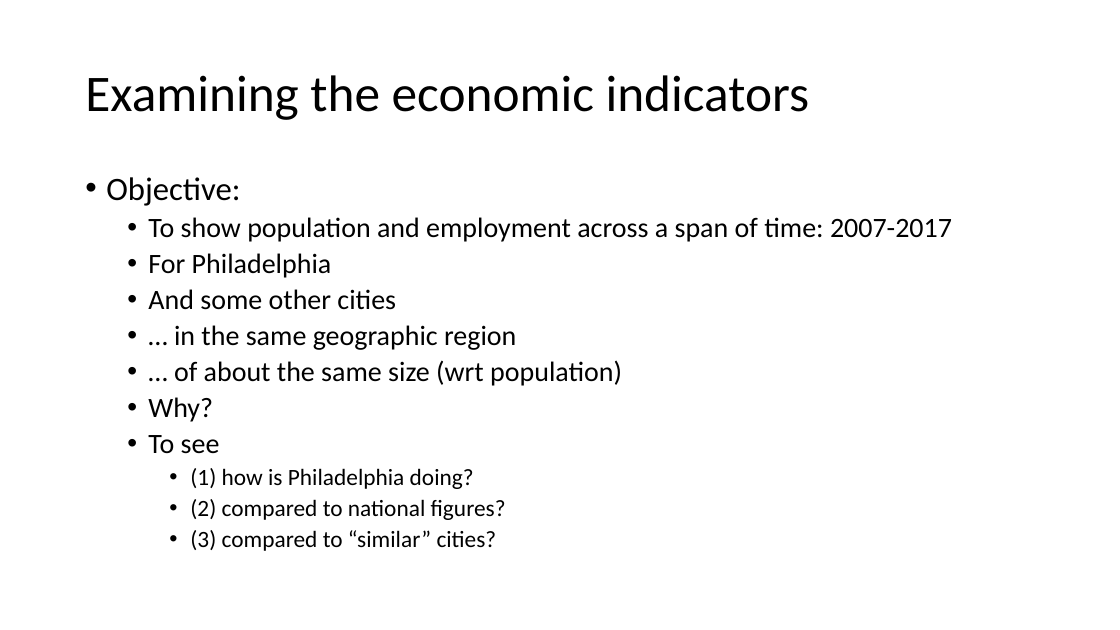
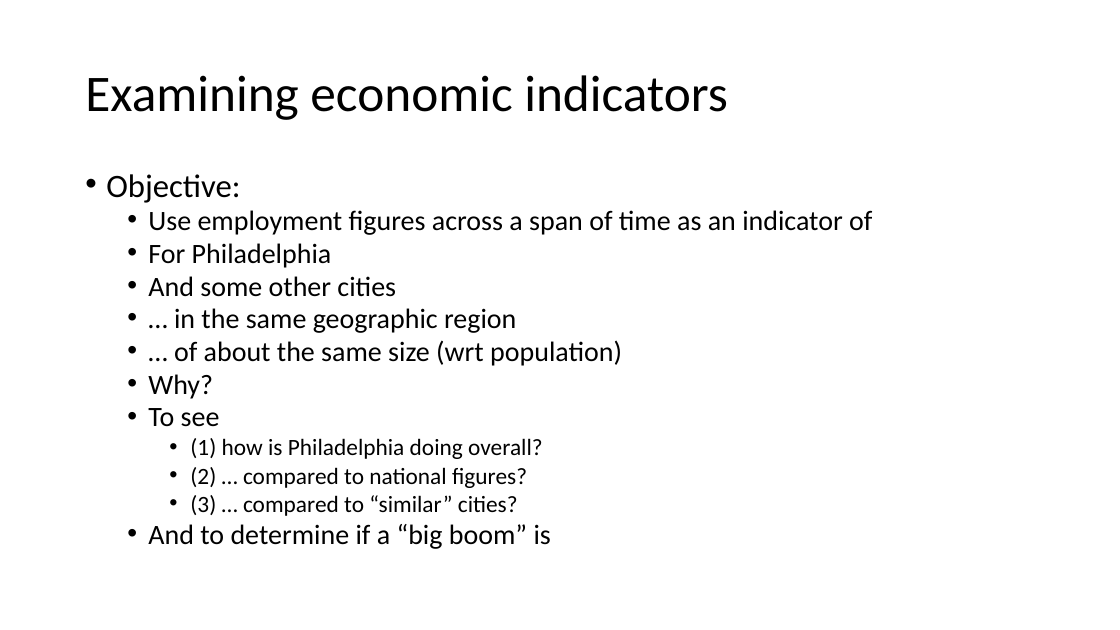
Before and after one commit to muftring/iu-datavis, a slide deck: slide 5 of project/mid-term-presentation.pptx (slide 10 before the commit). Drawn at 1120x630 pixels with LibreOffice and Linux fonts; fonts in the diff are those of the drawing. Boxes give left, top, right and bottom in pixels: in the first picture for what was removed or moved away, otherwise in the second. Text is boxed around its words. In the diff, an @@ line names an element or a change of style, - is before the commit and + after.

Commit message:
Mid-term presentation: unemployment by geo-region, by city population

```diff
--- a/project/mid-term-presentation.pptx
+++ b/project/mid-term-presentation.pptx
@@ title at <box>85,75,728,120</box>: text changed @@
-Examining the economic indicators
+Examining economic indicators
@@ text at <box>106,174,622,427</box>: line spacing 0.9 to 0.8 @@
@@ text at <box>148,210,872,235</box>: text changed @@
-  • To show population and employment across a span of time: 2007-2017
+  • Use employment figures across a span of time as an indicator of
@@ text at <box>148,438,551,549</box>: text changed @@
-    • (1) how is Philadelphia doing?
-    • (2) compared to national figures?
-    • (3) compared to “similar” cities?
+    • (1) how is Philadelphia doing overall?
+    • (2) … compared to national figures?
+    • (3) … compared to “similar” cities?
+  • And to determine if a “big boom” is
```
Also in this commit, not shown: 3 other slides changed, 4 slides added, 4 slides removed, 14 other files.
